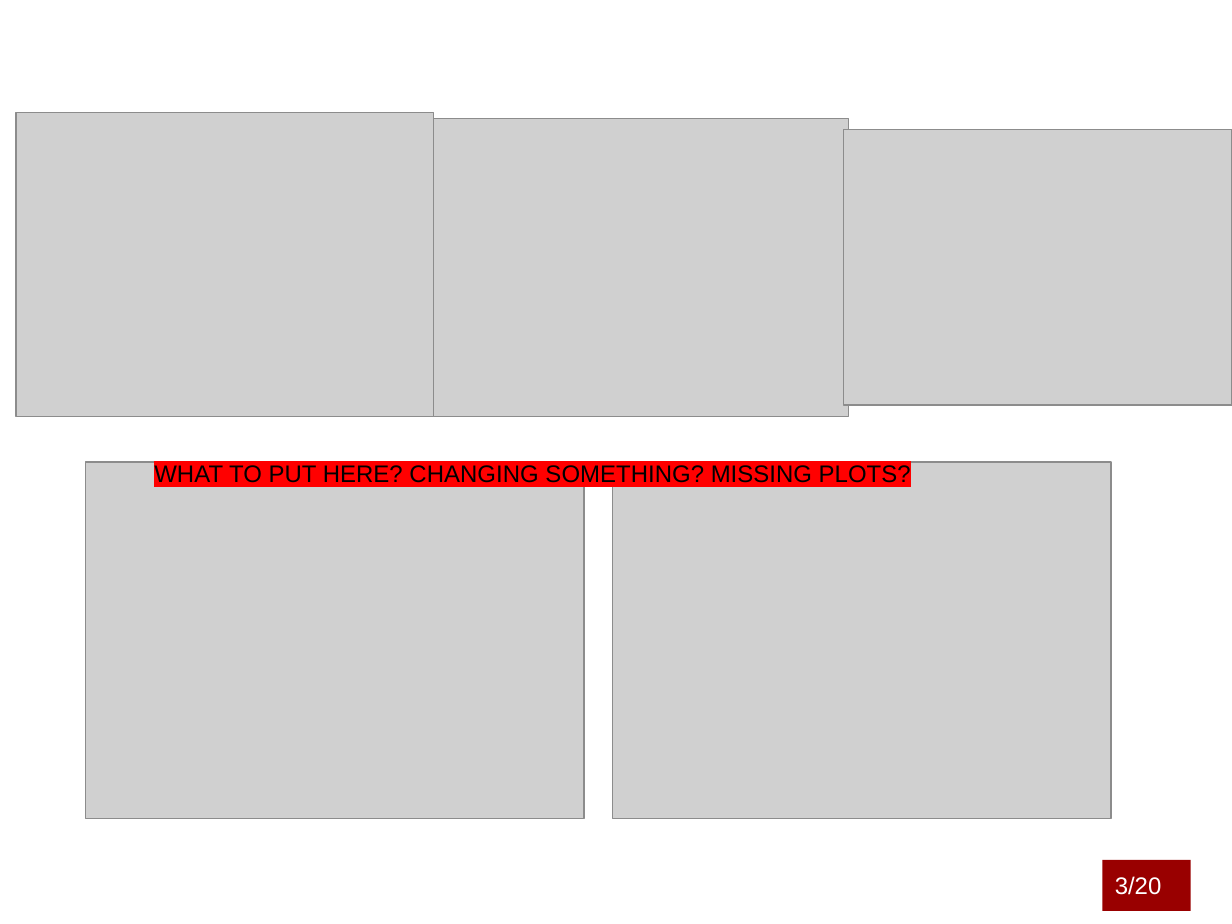
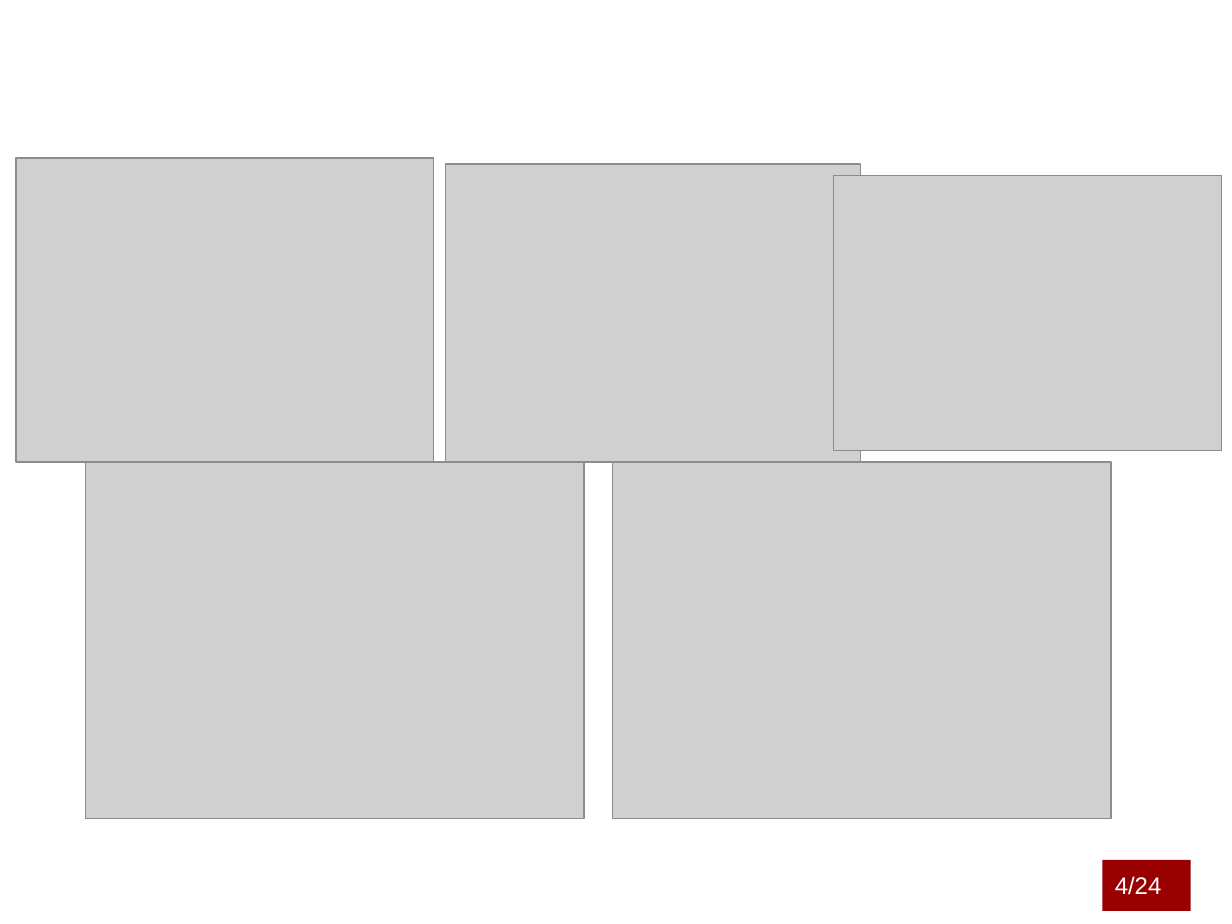
Before and after one commit to marcouderzo/CoronaryHeartDisease-Prediction, a slide deck: slide 5 of slides.pptx (slide 4 before the commit). Drawn at 1232x924 pixels with LibreOffice and Linux fonts; fonts in the diff are those of the drawing; grey boxes stand for pictures; background and template pictures are left out. Boxes give left, top, right and bottom in pixels: in the first picture for what was removed or moved away, otherwise in the second. Text is boxed around its words. In the diff, an @@ line names an element or a change of style, - is before the commit and + after.

```diff
--- a/slides.pptx
+++ b/slides.pptx
@@ picture: place and size @@
-picture at [16,112,434,416]
+picture at [16,158,434,462]
@@ picture: place and size @@
-picture at [434,118,849,416]
+picture at [446,164,861,462]
@@ picture: place and size @@
-picture at [844,129,1232,405]
+picture at [833,175,1221,451]
@@ text removed at [154,465,911,488] @@
-WHAT TO PUT HERE? CHANGING SOMETHING? MISSING PLOTS?
@@ text in rectangle at [1115,876,1162,895]: text changed @@
-3/20
+4/24
@@ page number at [1120,890,1150,895]: text changed @@
-4/10
+5/10
```
Also in this commit, not shown: 18 other slides changed, 5 slides added, 1 slide removed, 1 other file.
